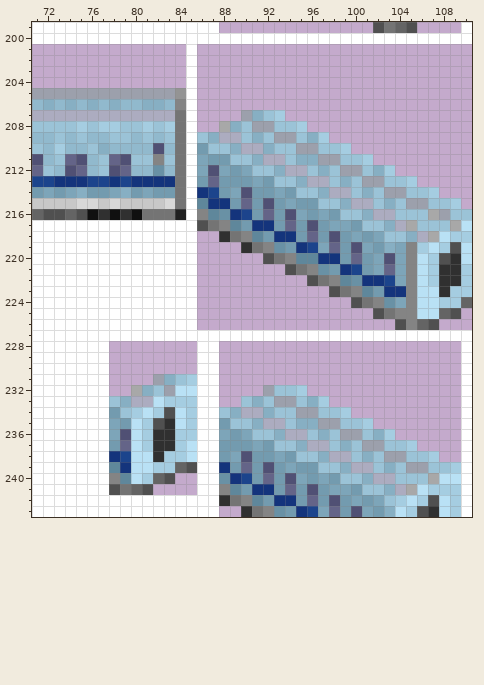
Two states of a pixel-art file, src/trains/n700_series/gfx/n700_series.aseprite. That is the earlier state.
309x301 pixels, 1 frame. Pixels under 10% opacity are left out. Colours within 5 levels of each other are drawn and written as one. Shown: x 71..110, y 199..243. The commit also changed other parts of the picture, which this record leaves out.
The same view after the edit:
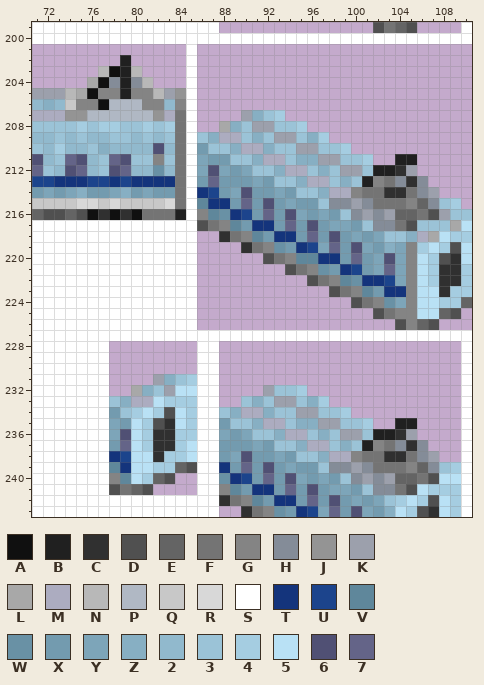
Palette (. is transparent): A #101010  B #202020  C #303030  D #505050  E #646464  F #747474  G #848484  H #848c98  J #949494  K #9ca0ac  L #a8a8a8  M #acacc0  N #b8b8b8  P #b0b8c4  Q #c8c8c8  R #d8d8d8  S #ffffff  T #14347c  U #1c448c  V #5f879b  W #6991a5  X #739baf  Y #7da5b9  Z #87afc3  2 #91b9cd  3 #9bc3d7  4 #a5cde1  5 #b9e1f5  6 #505074  7 #646488
Edits made:
layer "Panto" now shown
Changed rows in their new state; - is an unchanged pixel.
Layer "Panto":
first column x 74:
202 -----B---
203 ---NABN--
204 --LAHBHN-
205 NLAGGBGGN
206 QGGAPPPGG
207 JJPPPPPPJ
first column x 98:
211 ------BB--
212 ----BBCK--
213 ---BGFHCH-
214 --GFFCCFHK
215 HHKHFFFGEH
216 --HKHKEEFD
217 ----HHFD--
first column x 98:
235 ------BB--
236 ----BBCK--
237 ---BGFHCH-
238 --GFFCCFHK
239 HHKHFFFGEH
240 --HKHKEEFD
241 ----HHFD--
Where, in picture pixels (left, top, right, bottom), the same in both pictures:
changed: (65, 55, 164, 121)
changed: (329, 154, 439, 231)
changed: (329, 418, 439, 495)
